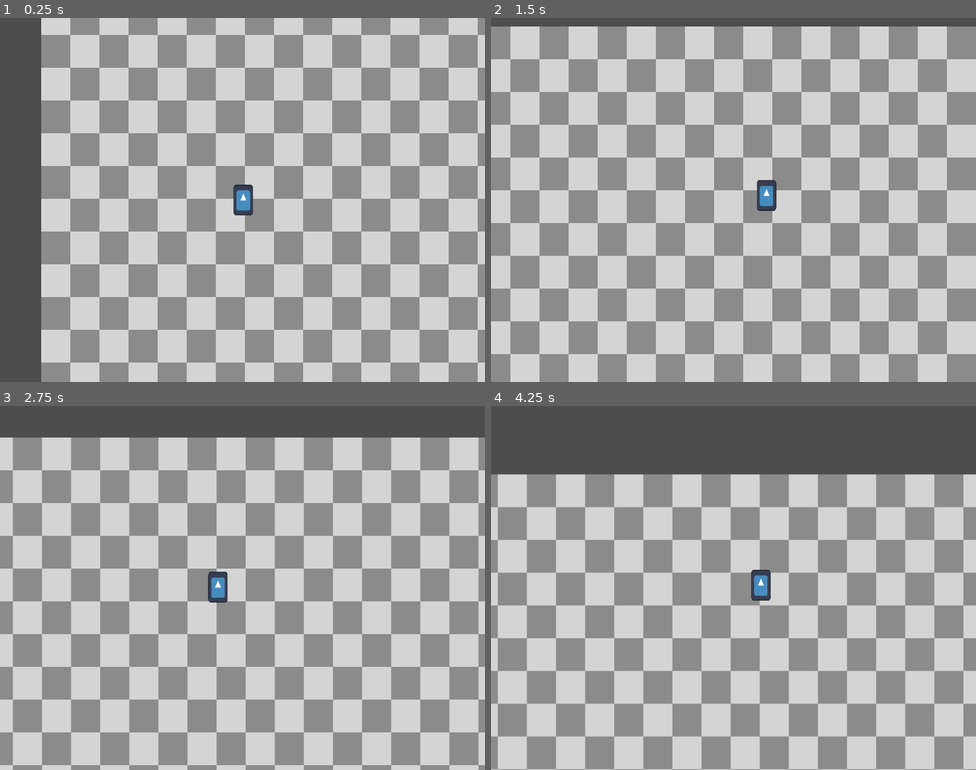
Above: before the commit, frames 1-4 (two rows, left to right).
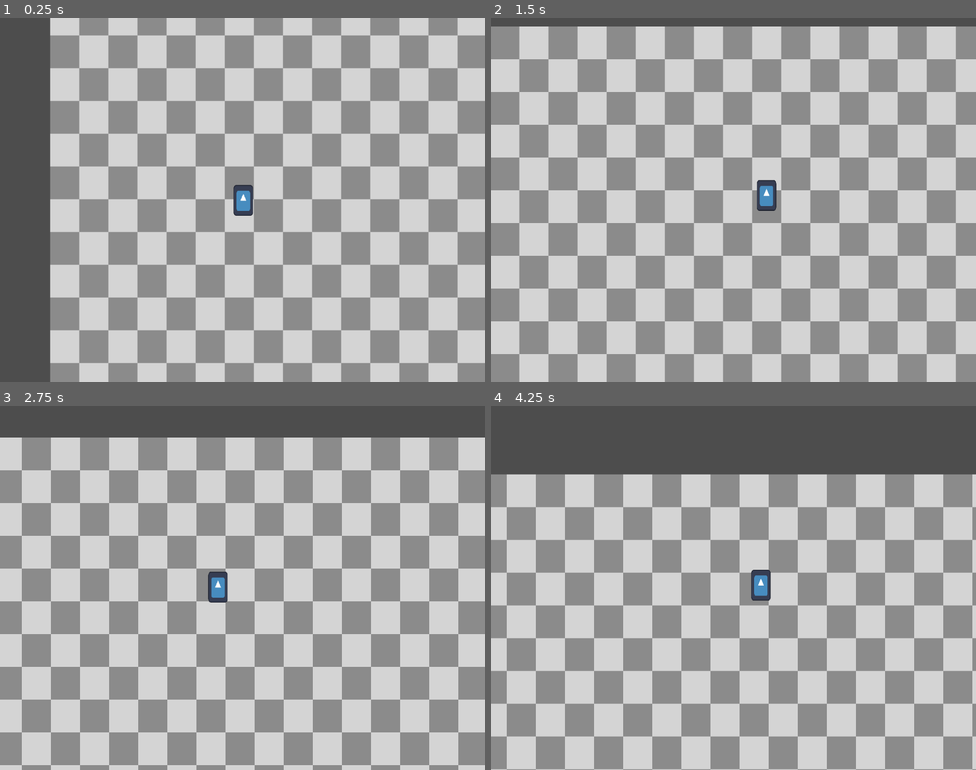
Above: after the commit, the same moments.

Repository: inukhann/AlpisteJam
Game: Godot game, scene res://scenes/map.tscn
Two runs of this game, one before a commit and one after it. Both use one fixed random seed, a clock stepped at 60 frames per second and the inputs below. The engine's default icon, where the game draws it, is replaced by a stand-in: a white triangle on a blue panel in a dark square.
Inputs:
- Up to frame 1 (0.25 s): no input
- Up to frame 2 (1.5 s): hold Right (MOVE_RIGHT) from 0.53 s (still down); tap Shift (DASH) at 0.6 s; tap Up (JUMP) at 0.77 s; tap Q (DETACH_HEAD) at 1.35 s
- Up to frame 3 (2.75 s): tap Up (JUMP) at 1.52 s; release Right (MOVE_RIGHT) at 2.03 s; hold Left (MOVE_LEFT) from 2.03 s (still down); hold Ctrl (DETACH_LEGS) from 2.03 s (still down)
- Up to frame 4 (4.25 s): release Left (MOVE_LEFT) at 2.78 s; release Ctrl (DETACH_LEGS) at 2.78 s; hold Right (MOVE_RIGHT) from 2.78 s (still down); tap E (DETACH_LIMBS) at 2.85 s; tap Up (JUMP) at 3.02, 3.77 s; tap Shift (DASH) at 3.6 s

The runs differ from the first frame. In frame 1, 30% of the frame differs, in the area x 8-100%, y 0-100%; in frame 2, 29%; in frame 3, 28%; in frame 4, 26%.

Commit message:
correcoes

Diff:
--- a/LimbPunk/Spark.tscn
+++ /dev/null
@@ -1,32 +0,0 @@
-[gd_scene load_steps=4 format=3 uid="uid://deaj2dwrifxw5"]
-
-[ext_resource type="Script" path="res://scripts/spark.gd" id="1_0wvcd"]
-[ext_resource type="Texture2D" uid="uid://btqe87lbx6ewv" path="res://icon.svg" id="2_dreem"]
-
-[sub_resource type="RectangleShape2D" id="RectangleShape2D_668cv"]
-
-[node name="Spark" type="CharacterBody2D"]
-collision_mask = 3
-script = ExtResource("1_0wvcd")
-
-[node name="CollisionShape2D" type="CollisionShape2D" parent="."]
-scale = Vector2(1, 2)
-shape = SubResource("RectangleShape2D_668cv")
-
-[node name="Sprite2D" type="Sprite2D" parent="."]
-position = Vector2(1, -1)
-scale = Vector2(0.1875, 0.296875)
-texture = ExtResource("2_dreem")
-
-[node name="Camera2D" type="Camera2D" parent="."]
-
-[node name="Fuel_timer" type="Timer" parent="."]
-wait_time = 15.0
-one_shot = true
-
-[node name="Dash_cooldown" type="Timer" parent="."]
-wait_time = 0.5
-one_shot = true
-
-[connection signal="timeout" from="Fuel_timer" to="." method="_on_fuel_timer_timeout"]
-[connection signal="timeout" from="Dash_cooldown" to="." method="_on_dash_cooldown_timeout"]
--- a/LimbPunk/project.godot
+++ b/LimbPunk/project.godot
@@ -85,9 +85,10 @@
 [layer_names]
 
 2d_render/layer_1="Player"
-2d_render/layer_2="Enemies"
-2d_render/layer_3="Walls"
-2d_render/layer_4="Buttons"
+2d_render/layer_2="Inimigos"
+2d_render/layer_3="Fase"
+2d_render/layer_4="FaseInimigos"
+2d_render/layer_5="Botões"
 
 [rendering]
 
--- a/LimbPunk/scenes/Spark.tscn
+++ b/LimbPunk/scenes/Spark.tscn
@@ -6,6 +6,7 @@
 [sub_resource type="RectangleShape2D" id="RectangleShape2D_668cv"]
 
 [node name="Spark" type="CharacterBody2D"]
+collision_mask = 2
 script = ExtResource("1_35il2")
 
 [node name="CollisionShape2D" type="CollisionShape2D" parent="."]
--- a/LimbPunk/scenes/cabeça.tscn
+++ b/LimbPunk/scenes/cabeça.tscn
@@ -1,6 +1,6 @@
-[gd_scene load_steps=5 format=3 uid="uid://ccvuulxlp1nav"]
+[gd_scene load_steps=5 format=3]
 
-[ext_resource type="Texture2D" uid="uid://cgqht4b2rm2fv" path="res://left1.png" id="1_22iuv"]
+[ext_resource type="Texture2D" uid="uid://cgqht4b2rm2fv" path="res://sprites/left1.png" id="1_22iuv"]
 [ext_resource type="Script" path="res://scripts/cabeça.gd" id="1_f8gch"]
 
 [sub_resource type="RectangleShape2D" id="RectangleShape2D_vobw0"]
--- a/LimbPunk/scenes/map.tscn
+++ b/LimbPunk/scenes/map.tscn
@@ -17,11 +17,12 @@
 scale = Vector2(4.5, 5.0625)
 texture = ExtResource("1_reajk")
 
-[node name="Spark" parent="." instance=ExtResource("2_gtyll")]
-position = Vector2(249, 283)
+[node name="Spark" parent="." instance=ExtResource("2_td07o")]
+position = Vector2(238, 282)
 
 [node name="StaticBody2D" type="StaticBody2D" parent="."]
 position = Vector2(152, 316)
+collision_layer = 2
 metadata/_edit_group_ = true
 
 [node name="CollisionShape2D" type="CollisionShape2D" parent="StaticBody2D"]
--- a/LimbPunk/scenes/teste.tscn
+++ b/LimbPunk/scenes/teste.tscn
@@ -1,8 +1,8 @@
 [gd_scene load_steps=7 format=3 uid="uid://t7s02ar8rpmm"]
 
 [ext_resource type="PackedScene" uid="uid://d3eq82joidhug" path="res://scenes/cyber_zumbi.tscn" id="1_sejva"]
-[ext_resource type="PackedScene" uid="uid://ccvuulxlp1nav" path="res://scenes/cabeça.tscn" id="3_6ltyb"]
-[ext_resource type="PackedScene" uid="uid://deaj2dwrifxw5" path="res://Spark.tscn" id="3_521kh"]
+[ext_resource type="PackedScene" path="res://scenes/cabeça.tscn" id="3_6ltyb"]
+[ext_resource type="PackedScene" uid="uid://deaj2dwrifxw5" path="res://scenes/Spark.tscn" id="3_msdtg"]
 [ext_resource type="PackedScene" uid="uid://k2fs3jb0rimb" path="res://scenes/abutre.tscn" id="4_mqudi"]
 
 [sub_resource type="RectangleShape2D" id="RectangleShape2D_ebx7q"]
@@ -19,7 +19,6 @@
 
 [node name="StaticBody2D" type="StaticBody2D" parent="."]
 collision_layer = 2
-collision_mask = 2
 
 [node name="CollisionShape2D" type="CollisionShape2D" parent="StaticBody2D"]
 position = Vector2(164, -13)
@@ -55,8 +54,8 @@
 [node name="Cabeça" parent="." instance=ExtResource("3_6ltyb")]
 position = Vector2(62, -73)
 
-[node name="Spark" parent="." instance=ExtResource("3_521kh")]
-position = Vector2(-68, -139)
+[node name="Spark" parent="." instance=ExtResource("3_msdtg")]
+position = Vector2(-235, -36)
 
 [node name="Abutre" parent="." instance=ExtResource("4_mqudi")]
 position = Vector2(443, -377)
Not shown: 1 places in LimbPunk/scenes/map.tscn that only renumber resources
Renamed: LimbPunk/left1.png -> LimbPunk/sprites/left1.png
Not shown, changed: LimbPunk/sprites/left1.png.import
